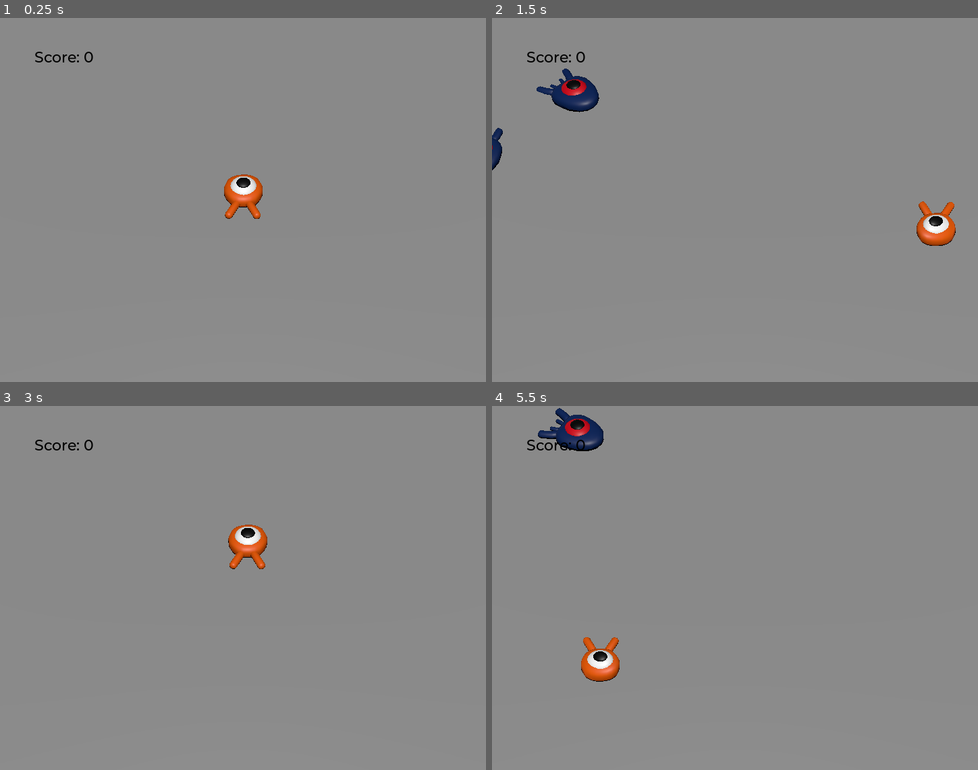
Above: before the commit, frames 1-4 (two rows, left to right).
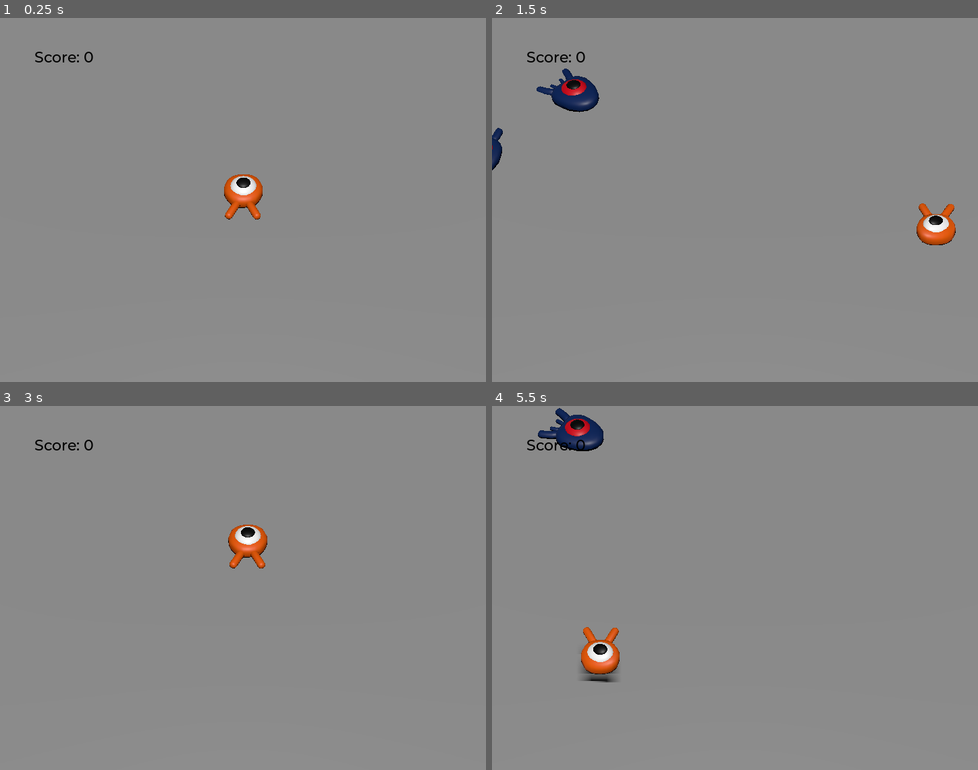
Above: after the commit, the same moments.

Repository: Koccov/squash-the-creeps
Game: Godot game, scene res://main.tscn
Two runs of this game, one before a commit and one after it. Both use one fixed random seed, a clock stepped at 60 frames per second and the inputs below.
Inputs:
- Up to frame 1 (0.25 s): no input
- Up to frame 2 (1.5 s): tap Enter (ui_accept) at 0.5 s; hold Right (move_right) 0.53-1.28 s; tap Space (jump) at 0.77 s; hold Down (move_backward) from 1.28 s (still down)
- Up to frame 3 (3 s): tap Space (jump) at 1.52 s; release Down (move_backward) at 2.03 s; hold Right (move_right) 2.03-2.78 s; tap Enter (ui_accept) at 2.75 s; hold Up (move_forward) from 2.78 s (still down)
- Up to frame 4 (5.5 s): tap Space (jump) at 3.02, 3.77, 4.52 s; release Up (move_forward) at 3.53 s; hold Left (move_left) 3.53-5.03 s; hold Down (move_backward) from 5.03 s (still down)

The runs differ from the first frame. In frame 1, less than 0.1% of the frame differs, in the area x 46-55%, y 42-56%; in frame 2, 0.1%; in frame 3, less than 0.1%; in frame 4, 0.9%, in the area x 18-27%, y 60-76%.

Commit message:
add Player animation

Diff:
--- a/player.tscn
+++ b/player.tscn
@@ -10,6 +10,56 @@
 height = 0.251777
 radius = 1.21235
 
+[sub_resource type="Animation" id="Animation_awxbq"]
+resource_name = "float"
+length = 1.2
+loop_mode = 1
+tracks/0/type = "value"
+tracks/0/imported = false
+tracks/0/enabled = true
+tracks/0/path = NodePath("Pivot/Character:position")
+tracks/0/interp = 1
+tracks/0/loop_wrap = true
+tracks/0/keys = {
+"times": PackedFloat32Array(0.3, 0.8, 1.2),
+"transitions": PackedFloat32Array(0.757858, 1.56918, 0.5),
+"update": 0,
+"values": [Vector3(0, 0, 0), Vector3(0, 0.65, 0), Vector3(0, 0.35, 0)]
+}
+tracks/1/type = "value"
+tracks/1/imported = false
+tracks/1/enabled = true
+tracks/1/path = NodePath("Pivot/Character:rotation")
+tracks/1/interp = 1
+tracks/1/loop_wrap = true
+tracks/1/keys = {
+"times": PackedFloat32Array(0.225, 0.5, 1.2),
+"transitions": PackedFloat32Array(0.420448, 0.757858, 2.21915),
+"update": 0,
+"values": [Vector3(0, 0, 0), Vector3(0.139626, 0, 0), Vector3(-0.15708, 0, 0)]
+}
+
+[sub_resource type="Animation" id="Animation_tva1y"]
+length = 0.001
+tracks/0/type = "value"
+tracks/0/imported = false
+tracks/0/enabled = true
+tracks/0/path = NodePath("Pivot/Character:position")
+tracks/0/interp = 1
+tracks/0/loop_wrap = true
+tracks/0/keys = {
+"times": PackedFloat32Array(0),
+"transitions": PackedFloat32Array(1),
+"update": 0,
+"values": [Vector3(0, 0, 0)]
+}
+
+[sub_resource type="AnimationLibrary" id="AnimationLibrary_jcr7e"]
+_data = {
+"RESET": SubResource("Animation_tva1y"),
+"float": SubResource("Animation_awxbq")
+}
+
 [node name="Player" type="CharacterBody3D"]
 transform = Transform3D(1, 0, 0, 0, 1, 0, 0, 0, 1, 0, 0.5, 0)
 collision_mask = 6
@@ -18,6 +68,7 @@
 [node name="Pivot" type="Node3D" parent="."]
 
 [node name="Character" parent="Pivot" instance=ExtResource("1_cverm")]
+transform = Transform3D(1, 0, 0, 0, 0.98769, 0.156423, 0, -0.156423, 0.98769, 0, 0, 0)
 
 [node name="CollisionShape3D" type="CollisionShape3D" parent="."]
 transform = Transform3D(1, 0, 0, 0, 1, 0, 0, 0, 1, -0.00803173, 0.145359, -0.0235596)
@@ -32,4 +83,10 @@
 transform = Transform3D(1, 0, 0, 0, 1, 0, 0, 0, 1, 0, -0.0409925, 0)
 shape = SubResource("CylinderShape3D_d042u")
 
+[node name="AnimationPlayer" type="AnimationPlayer" parent="."]
+autoplay = "float"
+libraries = {
+"": SubResource("AnimationLibrary_jcr7e")
+}
+
 [connection signal="body_entered" from="MobDetector" to="." method="_on_mob_detector_body_entered"]
Not shown: 1 places in player.tscn that only renumber resources
